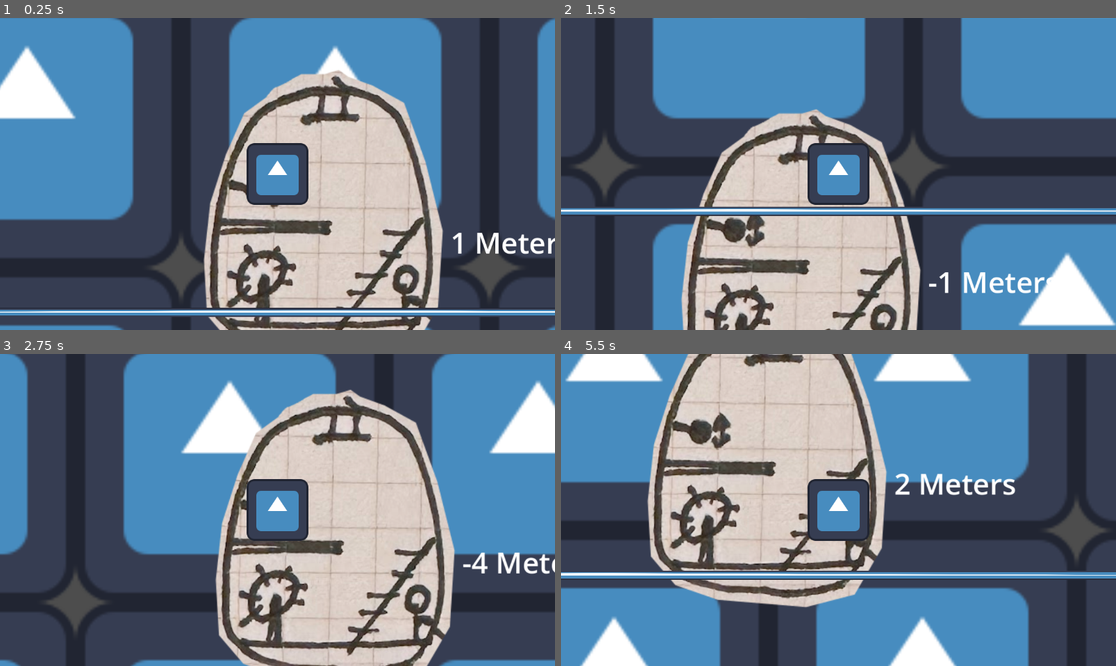
Above: before the commit, frames 1-4 (two rows, left to right).
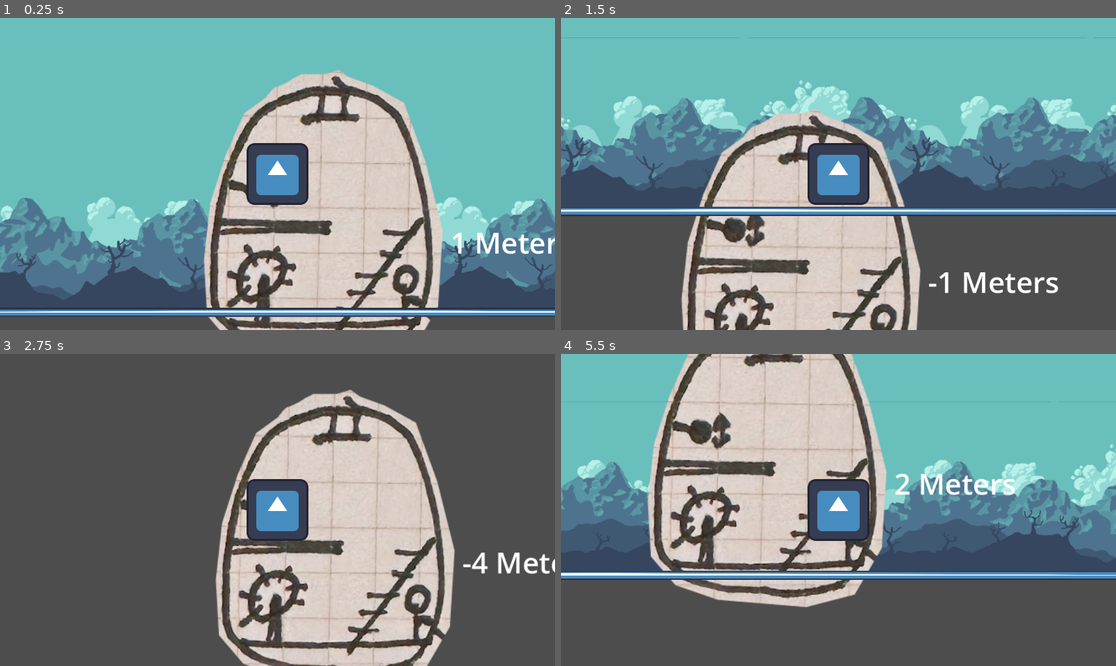
Above: after the commit, the same moments.

Repository: calzila/GGJ_2025
Game: Godot game, scene res://Overworld.tscn
Same seed, same stepped clock (60 frames per second), same inputs: the game is played once before the commit and once after it. The engine's default icon, where the game draws it, is replaced by a stand-in: a white triangle on a blue panel in a dark square.
Inputs:
- Up to frame 1 (0.25 s): no input
- Up to frame 2 (1.5 s): tap Enter (ui_accept) at 0.5, 0.77 s; hold D (move_right) from 0.53 s (still down)
- Up to frame 3 (2.75 s): tap Enter (ui_accept) at 1.52 s; release D (move_right) at 2.03 s; hold A (move_left) from 2.03 s (still down)
- Up to frame 4 (5.5 s): release A (move_left) at 2.78 s; hold D (move_right) 2.78-4.28 s; tap Enter (ui_accept) at 3.02, 3.77, 4.52 s; hold A (move_left) 4.28-5.03 s; hold D (move_right) from 5.03 s (still down)

The runs differ from the first frame. In frame 1, 62% of the frame differs, in the area x 0-100%, y 0-100%; in frame 2, 61%; in frame 3, 42%; in frame 4, 56%.

Commit message:
WIP parallax

Diff:
--- a/Overworld.tscn
+++ b/Overworld.tscn
@@ -1,8 +1,12 @@
-[gd_scene load_steps=4 format=3 uid="uid://4n0f6f2giqxp"]
+[gd_scene load_steps=8 format=3 uid="uid://4n0f6f2giqxp"]
 
 [ext_resource type="PackedScene" uid="uid://cmxn8qk06my2q" path="res://TheSub.tscn" id="1_q3hvh"]
 [ext_resource type="PackedScene" uid="uid://drfnwotp86vlp" path="res://Character.tscn" id="2_rullj"]
 [ext_resource type="Texture2D" uid="uid://cbpymf5bvqtou" path="res://icon.svg" id="3_g4m70"]
+[ext_resource type="Texture2D" uid="uid://cijvwwyrvhdpw" path="res://Parallex/parallax-00.png" id="4_cvemf"]
+[ext_resource type="Texture2D" uid="uid://cjmvhf8me685y" path="res://Parallex/parallax-01.png" id="5_ie6se"]
+[ext_resource type="Texture2D" uid="uid://doa7t4ba5vxde" path="res://Parallex/parallax-02.png" id="6_uq5kq"]
+[ext_resource type="Texture2D" uid="uid://b5fla0oquc81w" path="res://Parallex/parallax-03.png" id="7_icu8u"]
 
 [node name="Node2D" type="Node2D"]
 
@@ -12,15 +16,47 @@
 [node name="CharacterBody2D" parent="." instance=ExtResource("2_rullj")]
 position = Vector2(-87, -250)
 
-[node name="Icon" type="Sprite2D" parent="."]
-z_index = -4
-texture_repeat = 2
-position = Vector2(393, -173)
-scale = Vector2(5, 5)
-texture = ExtResource("3_g4m70")
-region_enabled = true
-region_rect = Rect2(0, 1000, 10000, 10000)
-
 [node name="Icon2" type="Sprite2D" parent="."]
 scale = Vector2(64.02, 0.15)
 texture = ExtResource("3_g4m70")
+
+[node name="ParallaxBackground" type="ParallaxBackground" parent="."]
+scroll_limit_begin = Vector2(1400, 0)
+scroll_limit_end = Vector2(2, -1440)
+
+[node name="ParallaxLayer" type="ParallaxLayer" parent="ParallaxBackground"]
+motion_mirroring = Vector2(1440, 0)
+
+[node name="Sprite2D" type="Sprite2D" parent="ParallaxBackground/ParallaxLayer"]
+scale = Vector2(3, 4.53)
+texture = ExtResource("4_cvemf")
+centered = false
+offset = Vector2(0, -360)
+
+[node name="Parallax2D2" type="ParallaxLayer" parent="ParallaxBackground"]
+texture_repeat = 2
+motion_scale = Vector2(0.25, 1)
+motion_mirroring = Vector2(1440, 0)
+
+[node name="Sprite2D" type="Sprite2D" parent="ParallaxBackground/Parallax2D2"]
+texture = ExtResource("5_ie6se")
+centered = false
+offset = Vector2(0, -360)
+
+[node name="Parallax2D3" type="ParallaxLayer" parent="ParallaxBackground"]
+motion_scale = Vector2(0.5, 1)
+motion_mirroring = Vector2(1440, 0)
+
+[node name="Sprite2D" type="Sprite2D" parent="ParallaxBackground/Parallax2D3"]
+texture = ExtResource("6_uq5kq")
+centered = false
+offset = Vector2(0, -360)
+
+[node name="Parallax2D4" type="ParallaxLayer" parent="ParallaxBackground"]
+motion_scale = Vector2(0.75, 1)
+motion_mirroring = Vector2(1440, 0)
+
+[node name="Sprite2D" type="Sprite2D" parent="ParallaxBackground/Parallax2D4"]
+texture = ExtResource("7_icu8u")
+centered = false
+offset = Vector2(0, -360)
Not shown, added: Parallex/parallax-00.png.import
Not shown, added: Parallex/parallax-01.png.import
Not shown, added: Parallex/parallax-02.png.import
Not shown, added: Parallex/parallax-03.png.import
Not shown, added: Parallex/parallax-04.png.import
